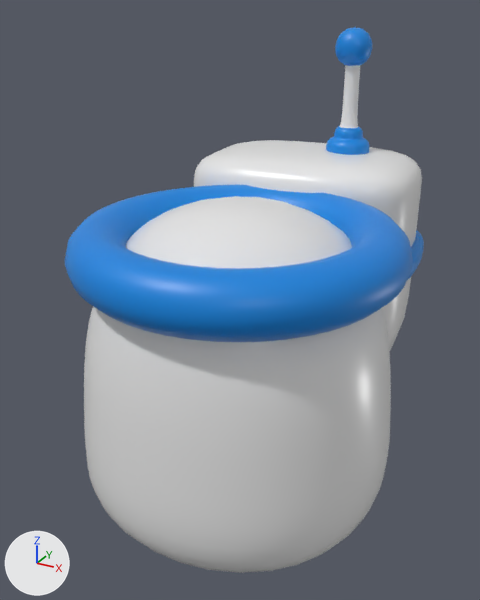
The OBJ model Assets/Astronaut/body.obj, before and after one commit.
Before and after are seen from a camera (50 mm lens) standing at (0.432, -0.804, 1.044) and looking at (-0.026, 0.029, 0.627). Lighting does not change. The marker at lower left points along +X, +Y and +Z. Where no turn or scale is listed for an object, it has been applied to the vertices.
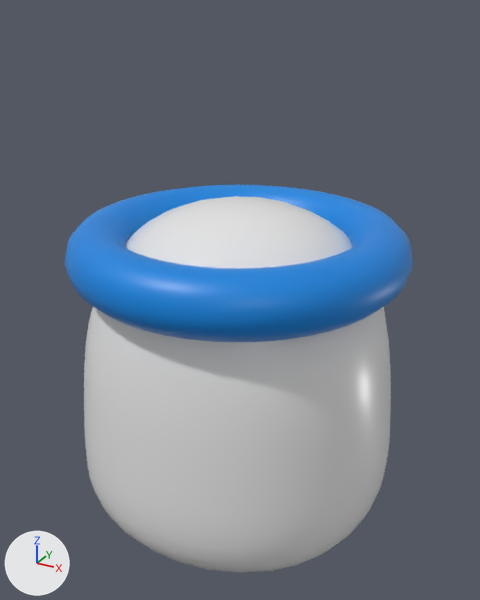
What differs and where, as boxes [x1, y1, x2, y2] in the pictures (480 x 600 px):
'Cube.025', deleted
    before: [194, 27, 424, 351]
    faces in mat_suit (white #e7e7e7): [194, 65, 422, 351]
    faces in mat_hightlight (blue #0085df): [326, 27, 424, 280]

The edits, one by one:
Object 'Cube.025' (ob_cube_025) is deleted.
